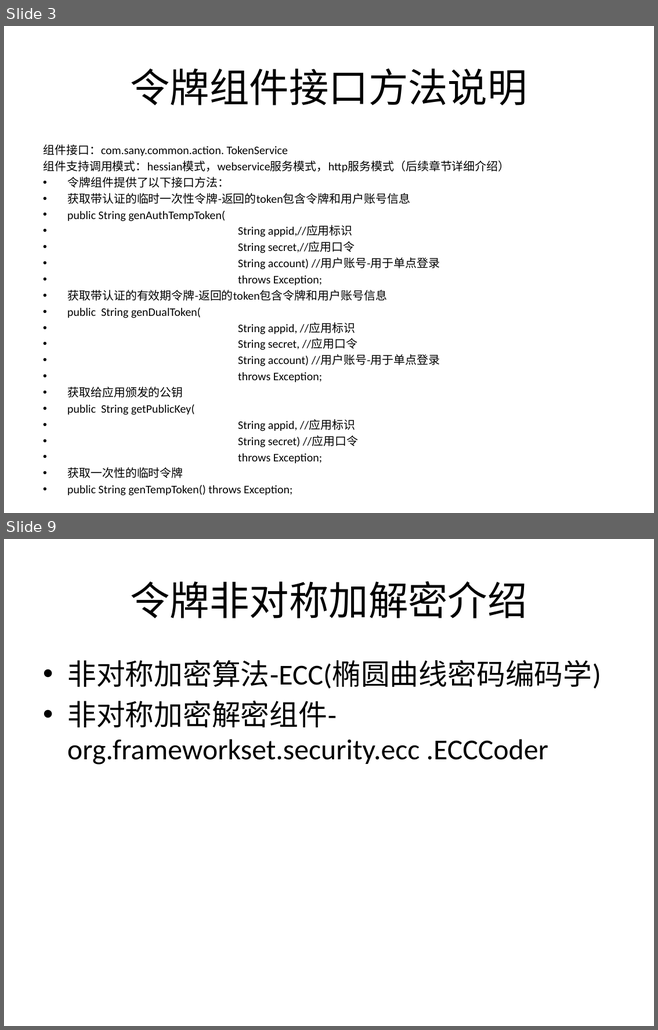
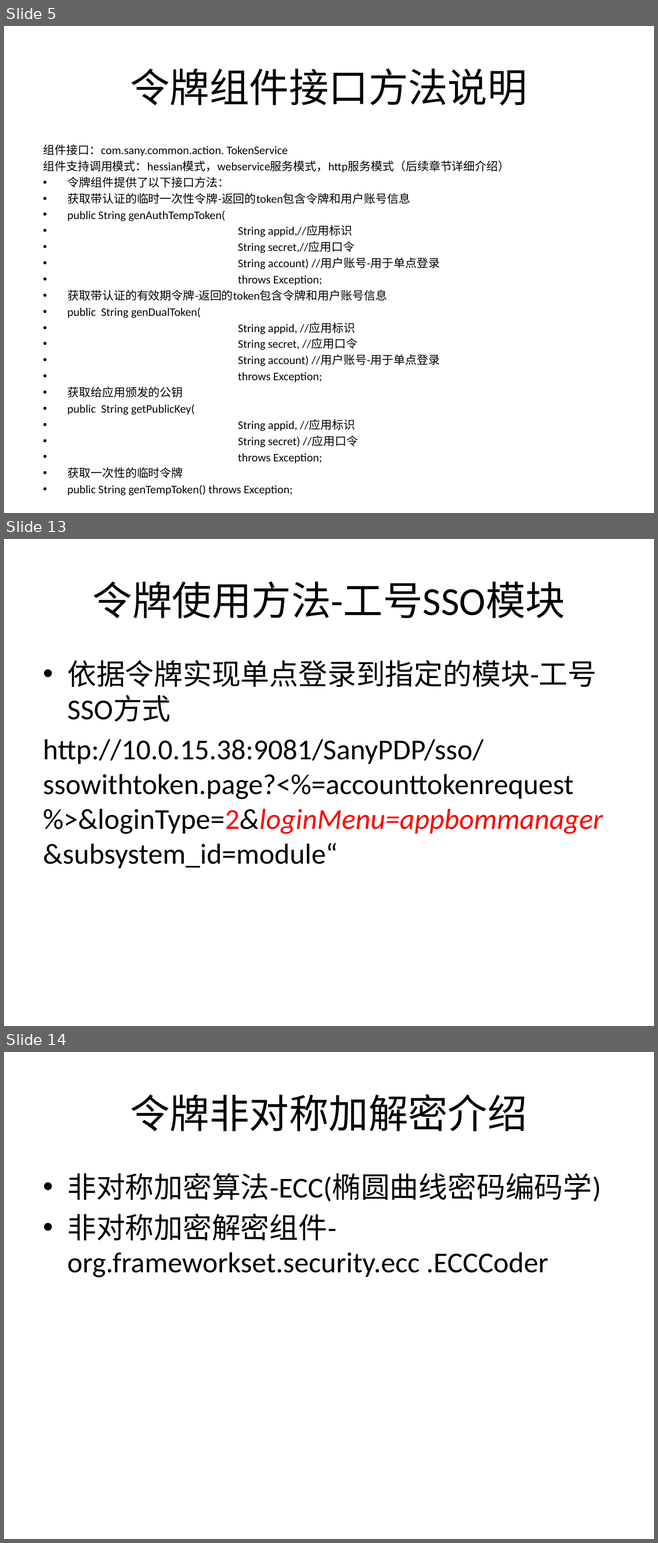
Before and after one commit to bbossgroups/bboss, a slide deck: 文档/令牌管理.pptx. Shown one above the other, each under a label of ours: slides 3 and 9 before the commit, slides 5, 13 and 14 after it; the slides between them are not shown. The pictures are 658x1030 and 658x1543 pixels, drawn with LibreOffice and Linux fonts; fonts in the diff are those of the drawing. Boxes give left, top, right and bottom in pixels: in the first picture for what was removed or moved away, otherwise in the second. Text is boxed around its words. In the diff, an @@ line names an element or a change of style, - is before the commit and + after.

Commit message:
1.完善mongodb过期令牌检测机制并增加测试用例 2.完善令牌管理文档

```diff
--- a/文档/令牌管理.pptx
+++ b/文档/令牌管理.pptx
@@ slide 13 added at bbox=[4, 539, 654, 1026], background #FFFFFF @@
@@ title added at bbox=[93, 581, 565, 618], 44 pt, text #000000 @@
+令牌使用方法-工号SSO模块
@@ text added at bbox=[43, 660, 603, 868], 32 pt, text #000000 @@
+• 依据令牌实现单点登录到指定的模块-工号SSO方式
+http://10.0.15.38:9081/SanyPDP/sso/ssowithtoken.page?<%=accounttokenrequest %>&loginType=2&loginMenu=appbommanager&subsystem_id=module“
@@ what was slide 3 is now slide 5 @@
@@ what was slide 9 is now slide 14 @@
```
Also in this commit, not shown: 9 slides changed, 5 other slides added, 3 other files.
